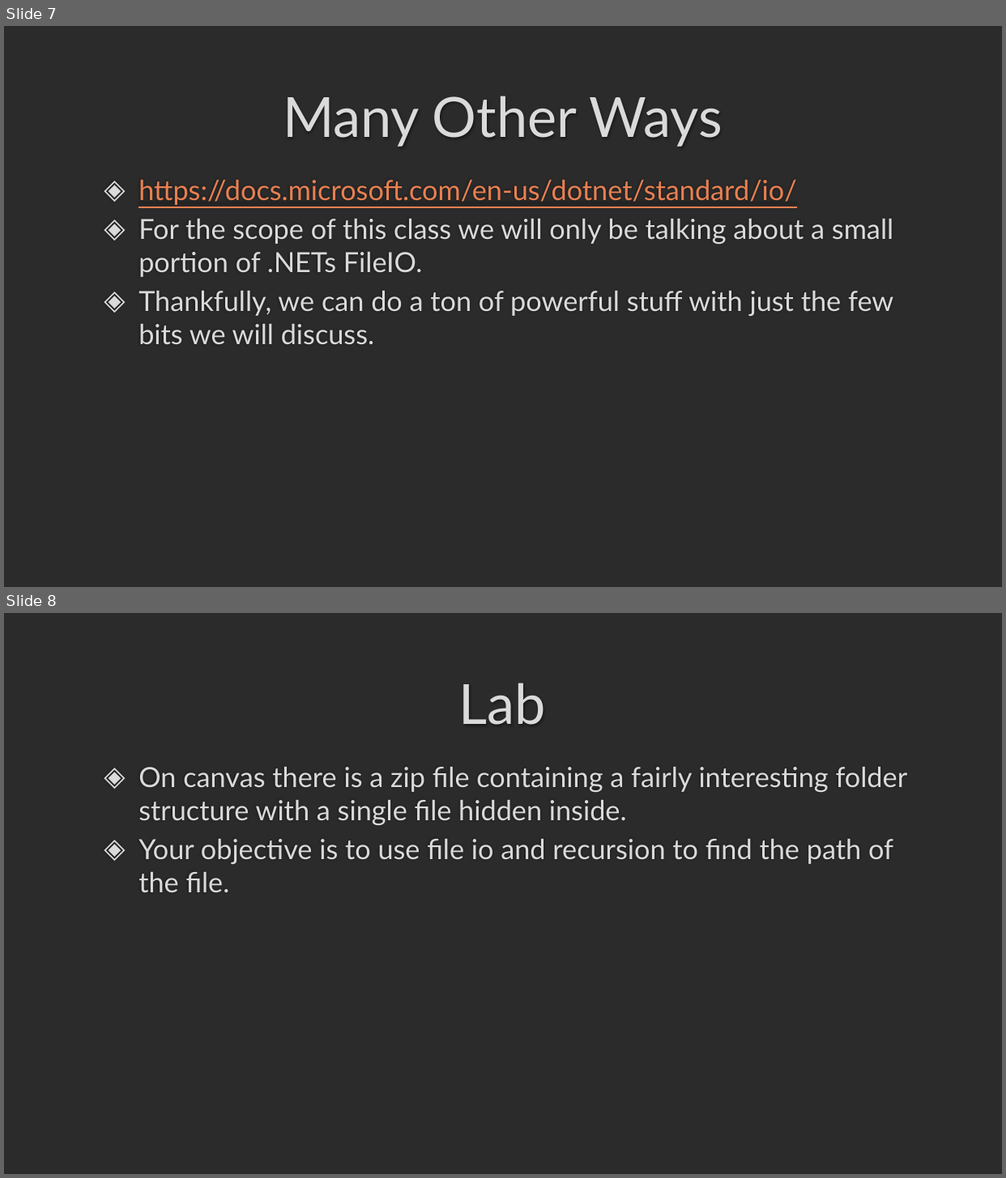
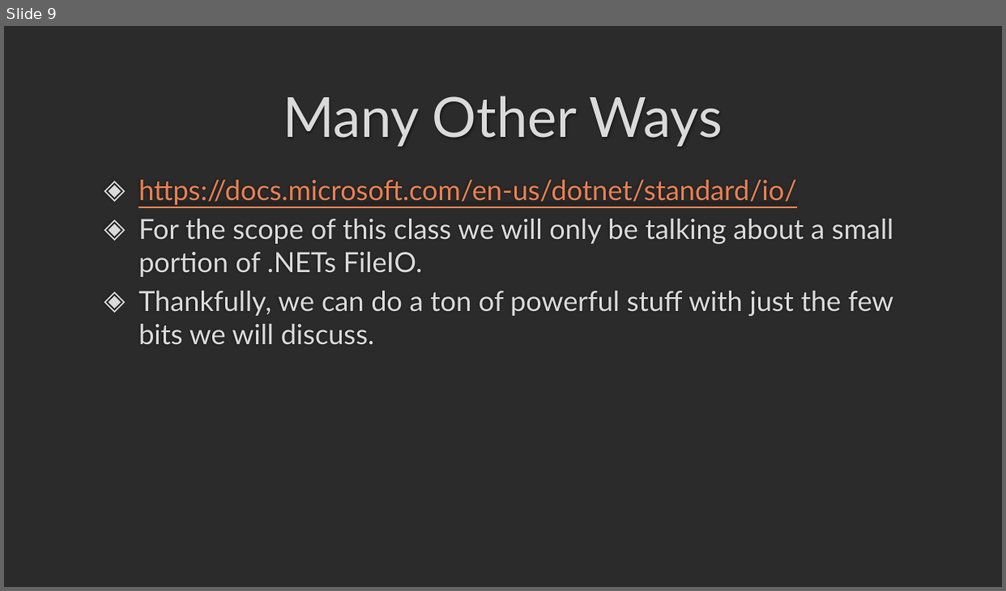
Before and after one commit to darrare/CS-3020, a slide deck: Documents/Powerpoints/3.0 FileIO.pptx. Shown one above the other, each under a label of ours: slides 7 and 8 before the commit, slide 9 after it. The pictures are 1006x1178 and 1006x591 pixels, drawn with LibreOffice and Linux fonts; fonts in the diff are those of the drawing; background and template pictures are left out; a plain dark background stands for a picture behind light text. Boxes give left, top, right and bottom in pixels: in the first picture for what was removed or moved away, otherwise in the second. Text is boxed around its words. In the diff, an @@ line names an element or a change of style, - is before the commit and + after.

```diff
--- a/Documents/Powerpoints/3.0 FileIO.pptx
+++ b/Documents/Powerpoints/3.0 FileIO.pptx
@@ slide 8 removed at [4, 613, 1002, 1174], background picture (left out) @@
@@ title removed at [459, 683, 546, 725] @@
-Lab
@@ text removed at [138, 767, 908, 892] @@
-◈ On canvas there is a zip file containing a fairly interesting folder structure with a single file hidden inside.
-◈ Your objective is to use file io and recursion to find the path of the file.
@@ what was slide 7 is now slide 9 @@
```
Also in this commit, not shown: 2 slides changed, 2 slides added, 1 other file.
